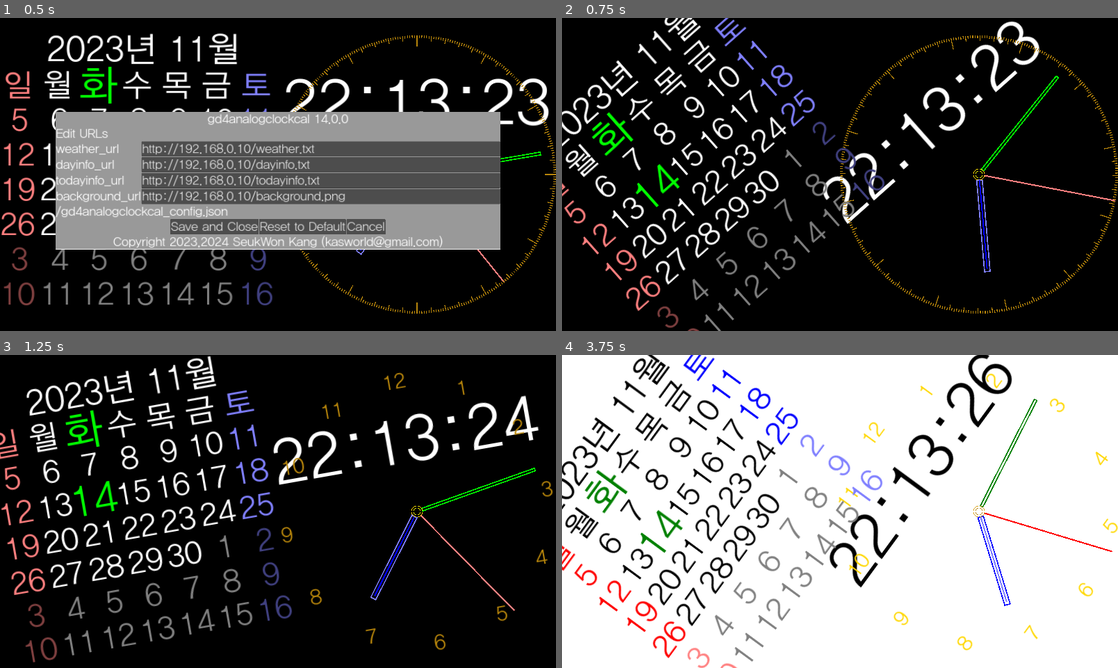
Above: before the commit, frames 1-4 (two rows, left to right).
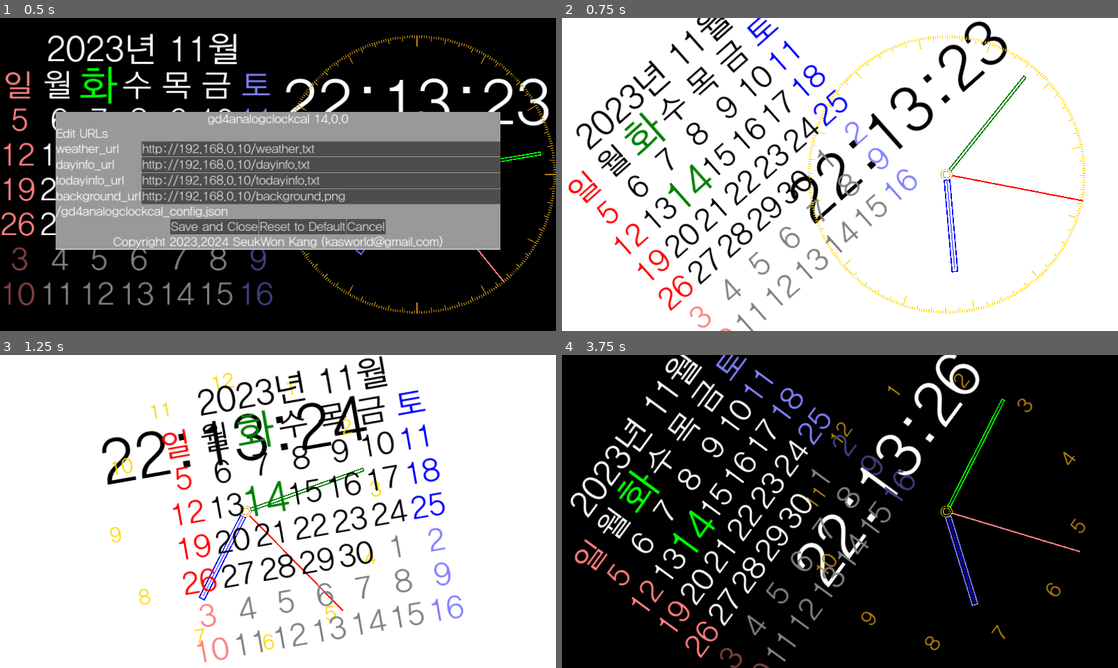
Above: after the commit, the same moments.

Repository: kasworld/gd4analogclockcal
Game: Godot game, scene res://main.tscn
Two runs of this game, one before a commit and one after it. Both use one fixed random seed, a clock stepped at 60 frames per second and the inputs below.
Inputs (mouse positions are in pixels of both pictures, inside the frame that each line leads up to):
- Up to frame 1 (0.5 s): no input
- Up to frame 2 (0.75 s): tap Enter at 0.5 s; move the mouse to (962, 158) at 0.52 s; tap Z at 0.6 s; click (962, 158) at 0.67 s
- Up to frame 3 (1.25 s): no input
- Up to frame 4 (3.75 s): move the mouse to (728, 527) at 1.27 s; tap Z at 1.35, 2.3, 2.85, 3.6 s; click (728, 527) at 1.42 s; move the mouse to (895, 442) at 2.02 s; tap Enter at 2.1 s; click (895, 442) at 2.17 s; move the mouse to (812, 574) at 2.77 s; click (812, 574) at 2.92 s; move the mouse to (1006, 558) at 3.52 s; click (1006, 558) at 3.67 s

Frame 1 is identical in both runs. In frame 2, 95% of the frame differs, in the area x 0-100%, y 0-100%; in frame 3, 95%; in frame 4, 95%.
Error in both runs: Attempt to call function 'store_line' in base 'null instance' on a null instance. (res://global/config.gd:13)

Commit message:
use animationplayer instead of ani_move

Diff:
--- a/ani_move/ani_move.gd
+++ /dev/null
@@ -1,55 +0,0 @@
-extends Node2D
-
-var enabled = false
-var current_step = 0
-var begin_tick = 0
-var step_dur_sec = 1.0
-var remain_step :int
-
-func toggle()->void:
-	if enabled:
-		stop()
-	else:
-		start(step_dur_sec)
-
-func start(p :float = 1)->void:
-	step_dur_sec = p
-	enabled = true
-	begin_tick = Time.get_unix_time_from_system()
-	$Timer.start(step_dur_sec)
-
-# auto stop after step change
-func start_with_step(step :int, p :float = 1, )->void:
-	remain_step = step
-	start(p)
-
-func stop()->void:
-	enabled = false
-	$Timer.stop()
-
-func _on_timer_timeout() -> void:
-	current_step += 1
-	begin_tick = Time.get_unix_time_from_system()
-	if remain_step > 0 :
-		remain_step -= 1
-		if remain_step <= 0:
-			stop()
-
-# v1,v2 : + - , * with float
-# return type of v1,v2
-func calc_inter(v1 , v2 , t :float):
-	return (cos(t *PI / step_dur_sec)/2 +0.5) * (v1-v2) + v2
-
-# o :position , p1,p2 : + - , * with float
-func move_by_ms(o , p1 , p2 , ms:float)->void:
-	o.position = calc_inter(p1,p2,ms)
-
-# o :position, pos_list[n] : + - , * with float
-func move_position(o , pos_list :Array, ms :float)->void:
-	var l = pos_list.size()
-	var p1 = pos_list[current_step%l]
-	var p2 = pos_list[(current_step+1)%l]
-	o.position = calc_inter(p1,p2,ms)
-
-func get_ms()->float:
-	return Time.get_unix_time_from_system() - begin_tick
--- a/ani_move/ani_move.tscn
+++ /dev/null
@@ -1,10 +0,0 @@
-[gd_scene load_steps=2 format=3 uid="uid://bf1vkxi8i0lm1"]
-
-[ext_resource type="Script" path="res://ani_move/ani_move.gd" id="1_8juqw"]
-
-[node name="AniMove" type="Node2D"]
-script = ExtResource("1_8juqw")
-
-[node name="Timer" type="Timer" parent="."]
-
-[connection signal="timeout" from="Timer" to="." method="_on_timer_timeout"]
--- a/main.gd
+++ b/main.gd
@@ -1,8 +1,6 @@
 extends Node2D
 
 var vp_size :Vector2
-var calendar_pos_list :Array
-var analogclock_pos_list :Array
 
 var file_name = "gd4analogclockcal_config.json"
 var editable_keys = [
@@ -28,15 +26,27 @@
 	bgimage = Image.create(vp_size.x,vp_size.y,true,Image.FORMAT_RGBA8)
 
 	var sect_width = min(vp_size.x/2,vp_size.y)
-	calendar_pos_list = [Vector2(sect_width/2,vp_size.y/2),Vector2(vp_size.x - sect_width/2,vp_size.y/2)]
-	analogclock_pos_list = calendar_pos_list.duplicate()
-	analogclock_pos_list.reverse()
+	var calendar_pos = Vector2(sect_width/2,vp_size.y/2)
+	var analogclock_pos = Vector2(vp_size.x - sect_width/2,vp_size.y/2)
+
+	$AnimationPlayer.get_animation("RESET").track_set_key_value(0,0, analogclock_pos)
+	$AnimationPlayer.get_animation("RESET").track_set_key_value(1,0, calendar_pos)
+
+	$AnimationPlayer.get_animation("Move1").track_set_key_value(0,0, analogclock_pos)
+	$AnimationPlayer.get_animation("Move1").track_set_key_value(0,1, calendar_pos)
+	$AnimationPlayer.get_animation("Move1").track_set_key_value(1,0, calendar_pos)
+	$AnimationPlayer.get_animation("Move1").track_set_key_value(1,1, analogclock_pos)
+
+	$AnimationPlayer.get_animation("Move2").track_set_key_value(0,0, calendar_pos)
+	$AnimationPlayer.get_animation("Move2").track_set_key_value(0,1, analogclock_pos)
+	$AnimationPlayer.get_animation("Move2").track_set_key_value(1,0, analogclock_pos)
+	$AnimationPlayer.get_animation("Move2").track_set_key_value(1,1, calendar_pos)
 
 	$Calendar.init( Vector2( sect_width, sect_width) )
-	$Calendar.position = calendar_pos_list[0]
+	$Calendar.position = calendar_pos
 
 	$AnalogClock.init(config, sect_width/2, 9 )
-	$AnalogClock.position = analogclock_pos_list[0]
+	$AnalogClock.position = analogclock_pos
 
 	var optrect = Rect2( vp_size.x * 0.1 ,vp_size.y * 0.3 , vp_size.x * 0.8 , vp_size.y * 0.4 )
 	$PanelOption.init(file_name,config,editable_keys, optrect)
@@ -45,25 +55,19 @@
 	init_request_bg()
 
 func reset_pos()->void:
-	$Calendar.position = calendar_pos_list[0]
-	$AnalogClock.position = analogclock_pos_list[0]
-	$AniMove.stop()
+	$AnimationPlayer.play("RESET")
 
-func animove_toggle()->void:
-	$AniMove.toggle()
-	if not $AniMove.enabled:
-		reset_pos()
-
-func animove_do():
-	if not $AniMove.enabled:
-		return
-	var ms = $AniMove.get_ms()
-	$AniMove.move_position($Calendar, calendar_pos_list, ms)
-	$AniMove.move_position($AnalogClock, analogclock_pos_list, ms)
+var move_order := 0
+func start_move_animation():
+	if move_order == 0 :
+		$AnimationPlayer.play("Move1")
+		move_order = 1
+	else :
+		$AnimationPlayer.play("Move2")
+		move_order = 0
 
 # Called every frame. 'delta' is the elapsed time since the previous frame.
 func _process(_delta: float) -> void:
-	animove_do()
 	rot_by_accel()
 
 func _notification(what: int) -> void:
@@ -98,6 +102,8 @@
 			get_tree().quit()
 		elif event.keycode == KEY_ENTER:
 			_on_button_option_pressed()
+		elif event.keycode == KEY_Z:
+			start_move_animation()
 		else:
 			update_color_with_mode(not Global2d.dark_mode)
 
@@ -162,7 +168,7 @@
 func _on_timer_day_night_timeout() -> void:
 	var time_now_dict = Time.get_datetime_dict_from_system()
 	if old_minute_dict["minute"] != time_now_dict["minute"]:
-		$AniMove.start_with_step(1)
+		start_move_animation()
 		old_minute_dict = time_now_dict
 
 	if old_time_dict["hour"] != time_now_dict["hour"]:
--- a/main.tscn
+++ b/main.tscn
@@ -1,11 +1,98 @@
-[gd_scene load_steps=7 format=3 uid="uid://btxtva4j47rfm"]
+[gd_scene load_steps=10 format=3 uid="uid://btxtva4j47rfm"]
 
 [ext_resource type="Script" path="res://main.gd" id="1_q4spd"]
 [ext_resource type="PackedScene" uid="uid://66uu15vflcpu" path="res://analog_clock/analog_clock.tscn" id="5_lttaa"]
-[ext_resource type="PackedScene" uid="uid://bf1vkxi8i0lm1" path="res://ani_move/ani_move.tscn" id="6_8hgi2"]
 [ext_resource type="PackedScene" uid="uid://ctqhdp0co2165" path="res://FPS/fps.tscn" id="6_s57kk"]
 [ext_resource type="PackedScene" uid="uid://jnn68hq25txp" path="res://calendar/calendar.tscn" id="6_thwpy"]
 [ext_resource type="PackedScene" uid="uid://btysv8q6rp8ku" path="res://panel_option/panel_option.tscn" id="6_wscdf"]
+
+[sub_resource type="Animation" id="Animation_3fbqk"]
+length = 0.001
+tracks/0/type = "value"
+tracks/0/imported = false
+tracks/0/enabled = true
+tracks/0/path = NodePath("Calendar:position")
+tracks/0/interp = 1
+tracks/0/loop_wrap = true
+tracks/0/keys = {
+"times": PackedFloat32Array(0),
+"transitions": PackedFloat32Array(1),
+"update": 0,
+"values": [Vector2(0, 0)]
+}
+tracks/1/type = "value"
+tracks/1/imported = false
+tracks/1/enabled = true
+tracks/1/path = NodePath("AnalogClock:position")
+tracks/1/interp = 1
+tracks/1/loop_wrap = true
+tracks/1/keys = {
+"times": PackedFloat32Array(0),
+"transitions": PackedFloat32Array(1),
+"update": 0,
+"values": [Vector2(0, 0)]
+}
+
+[sub_resource type="Animation" id="Animation_cva3p"]
+resource_name = "Move1"
+tracks/0/type = "value"
+tracks/0/imported = false
+tracks/0/enabled = true
+tracks/0/path = NodePath("AnalogClock:position")
+tracks/0/interp = 1
+tracks/0/loop_wrap = true
+tracks/0/keys = {
+"times": PackedFloat32Array(0, 1),
+"transitions": PackedFloat32Array(1, 1),
+"update": 0,
+"values": [Vector2(0, 0), Vector2(0, 0)]
+}
+tracks/1/type = "value"
+tracks/1/imported = false
+tracks/1/enabled = true
+tracks/1/path = NodePath("Calendar:position")
+tracks/1/interp = 1
+tracks/1/loop_wrap = true
+tracks/1/keys = {
+"times": PackedFloat32Array(0, 1),
+"transitions": PackedFloat32Array(1, 1),
+"update": 0,
+"values": [Vector2(0, 0), Vector2(0, 0)]
+}
+
+[sub_resource type="Animation" id="Animation_65m4u"]
+resource_name = "Move2"
+tracks/0/type = "value"
+tracks/0/imported = false
+tracks/0/enabled = true
+tracks/0/path = NodePath("AnalogClock:position")
+tracks/0/interp = 1
+tracks/0/loop_wrap = true
+tracks/0/keys = {
+"times": PackedFloat32Array(0, 1),
+"transitions": PackedFloat32Array(1, 1),
+"update": 0,
+"values": [Vector2(0, 0), Vector2(0, 0)]
+}
+tracks/1/type = "value"
+tracks/1/imported = false
+tracks/1/enabled = true
+tracks/1/path = NodePath("Calendar:position")
+tracks/1/interp = 1
+tracks/1/loop_wrap = true
+tracks/1/keys = {
+"times": PackedFloat32Array(0, 1),
+"transitions": PackedFloat32Array(1, 1),
+"update": 0,
+"values": [Vector2(0, 0), Vector2(0, 0)]
+}
+
+[sub_resource type="AnimationLibrary" id="AnimationLibrary_4plb1"]
+_data = {
+"Move1": SubResource("Animation_cva3p"),
+"Move2": SubResource("Animation_65m4u"),
+"RESET": SubResource("Animation_3fbqk")
+}
 
 [node name="Main" type="Node2D"]
 script = ExtResource("1_q4spd")
@@ -15,8 +102,6 @@
 
 [node name="TimerDayNight" type="Timer" parent="."]
 autostart = true
-
-[node name="AniMove" parent="." instance=ExtResource("6_8hgi2")]
 
 [node name="PanelOption" parent="." instance=ExtResource("6_wscdf")]
 z_index = 1
@@ -35,5 +120,10 @@
 size_flags_horizontal = 3
 size_flags_vertical = 3
 
+[node name="AnimationPlayer" type="AnimationPlayer" parent="."]
+libraries = {
+"": SubResource("AnimationLibrary_4plb1")
+}
+
 [connection signal="timeout" from="TimerDayNight" to="." method="_on_timer_day_night_timeout"]
 [connection signal="timeout" from="AutoHideOptionPanel" to="." method="_on_auto_hide_option_panel_timeout"]
